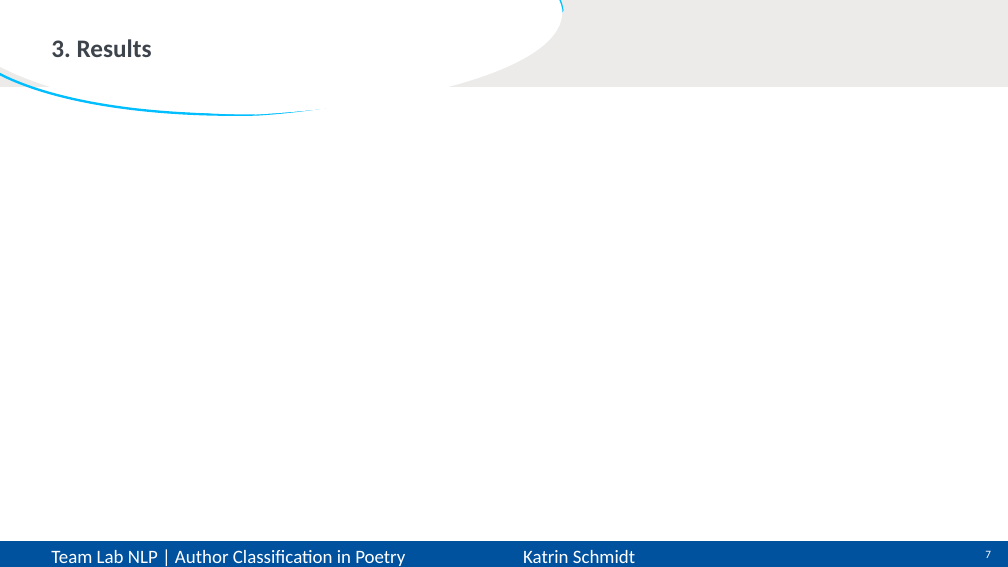
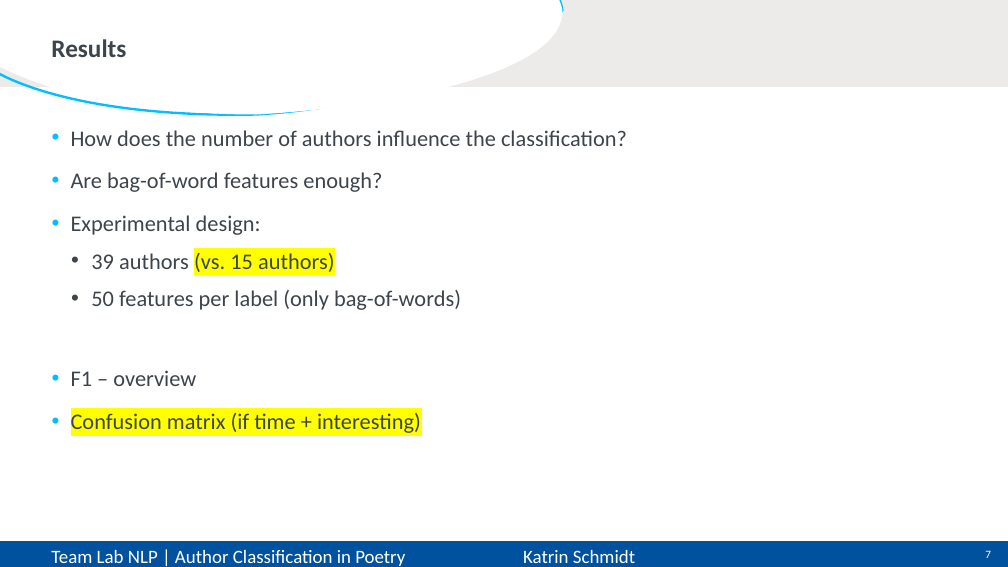
Before and after one commit to CarlottaQuensel/Author_Classification-Team_Lab, a slide deck: slide 7 of reports/TeamLab-presentation.pptx. Drawn at 1008x567 pixels with LibreOffice and Linux fonts; fonts in the diff are those of the drawing. Boxes give left, top, right and bottom in pixels: in the first picture for what was removed or moved away, otherwise in the second. Text is boxed around its words. In the diff, an @@ line names an element or a change of style, - is before the commit and + after.

```diff
--- a/reports/TeamLab-presentation.pptx
+++ b/reports/TeamLab-presentation.pptx
@@ title at [51, 39, 126, 57]: text changed @@
-3. Results
+Results
@@ text added at [71, 130, 627, 433], 21.3 pt, text #3E444C @@
+• How does the number of authors influence the classification?
+• Are bag-of-word features enough?
+• Experimental design:
+  • 39 authors (vs. 15 authors)
+  • 50 features per label (only bag-of-words)
+• F1 – overview
+• Confusion matrix (if time + interesting)
```
Also in this commit, not shown: 2 other slides changed.
